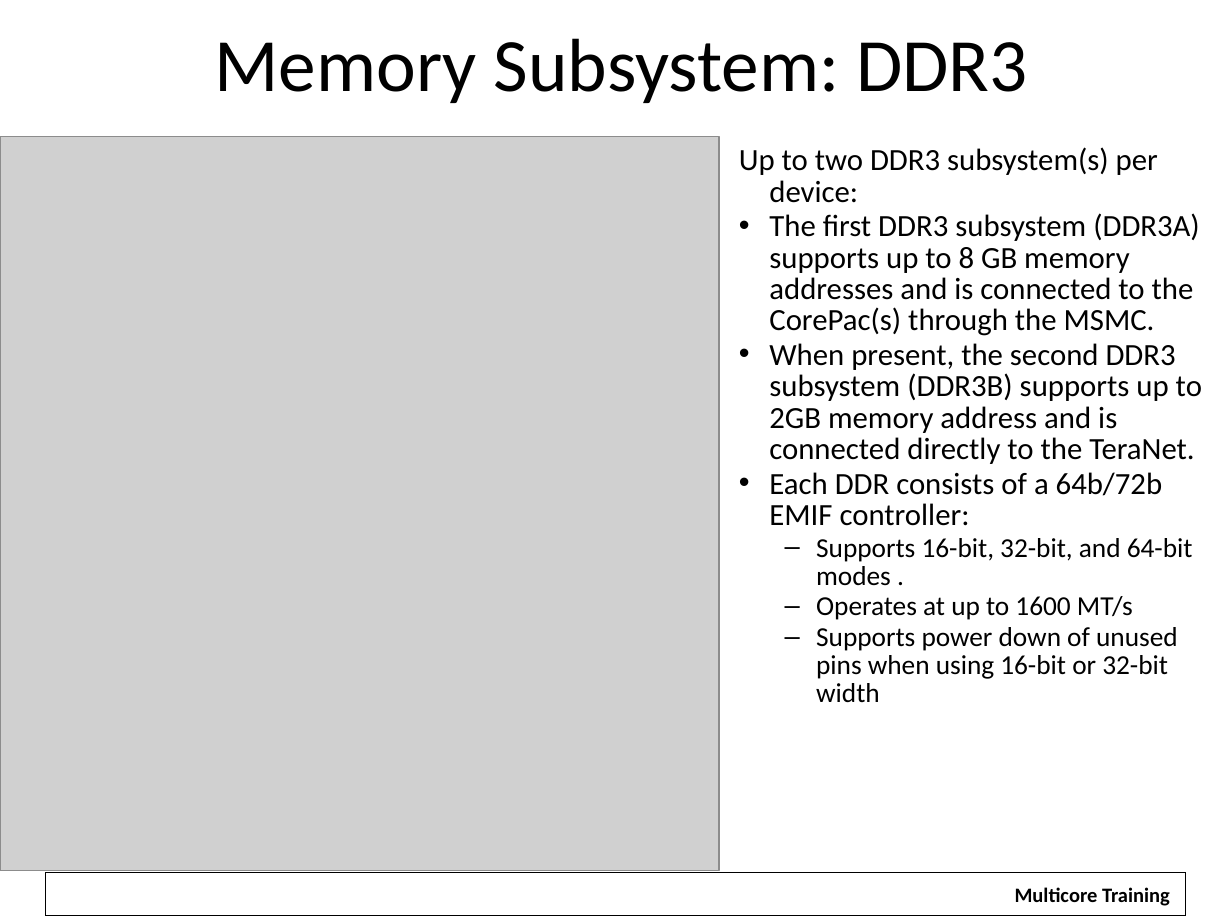
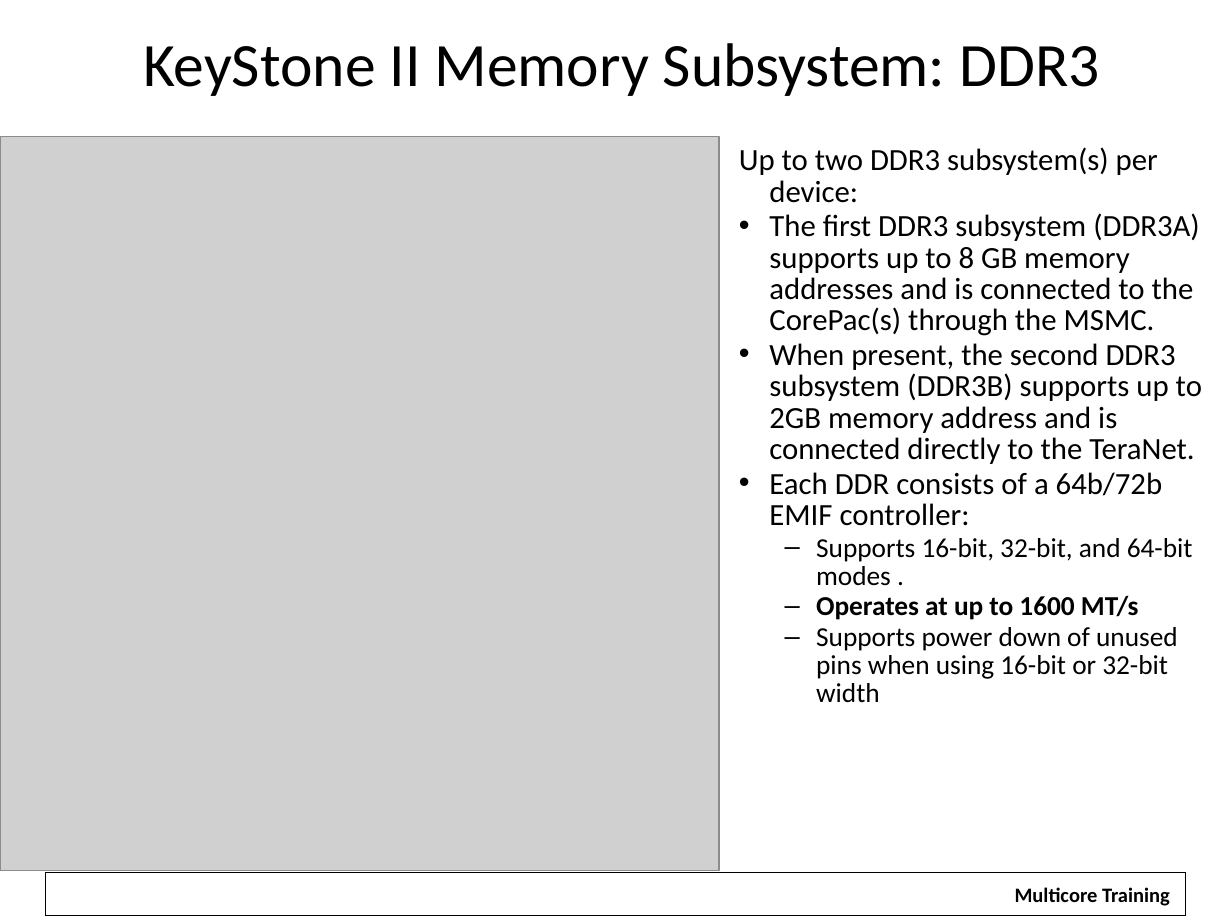
Before and after one commit to hari1989/keystone-workshop, a slide deck: slide 18 of preliminary/Working/presentations/KeyStone SoC Overview.pptx (slide 9 before the commit). Drawn at 1232x924 pixels with LibreOffice and Linux fonts; fonts in the diff are those of the drawing; grey boxes stand for pictures; background and template pictures are left out. Boxes give left, top, right and bottom in pixels: in the first picture for what was removed or moved away, otherwise in the second. Text is boxed around its words. In the diff, an @@ line names an element or a change of style, - is before the commit and + after.

```diff
--- a/preliminary/Working/presentations/KeyStone SoC Overview.pptx
+++ b/preliminary/Working/presentations/KeyStone SoC Overview.pptx
@@ title at <box>143,43,1099,96</box>: text changed; size 44 to 36 pt @@
-Memory Subsystem: DDR3
+KeyStone II Memory Subsystem: DDR3
@@ text at <box>816,595,1139,620</box>: bold on in "Operates at up to 1600 MT/s" @@
```
Also in this commit, not shown: 25 other slides changed, 6 slides added, 2 slides removed.
